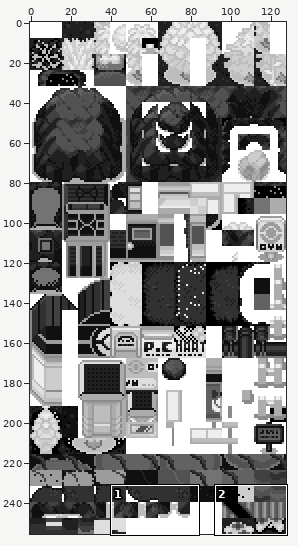
Sprite sheet, stored at data/tilesets/primary/general/tiles.png. The first picture is a wide view before the edit; the outline marks the close-up.
Close-up. Old version:
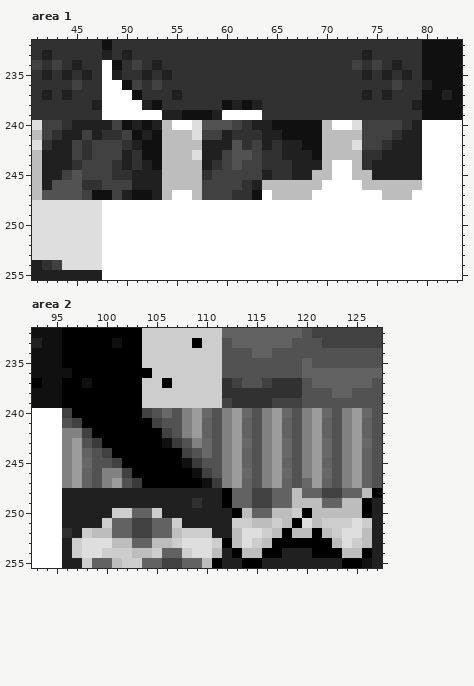
The file is 128x256 pixels. Colours within 5 levels of each other are drawn and written as one. Shown: area 1: x 41..83, y 232..255; area 2: x 93..127, y 232..255.
After the commit:
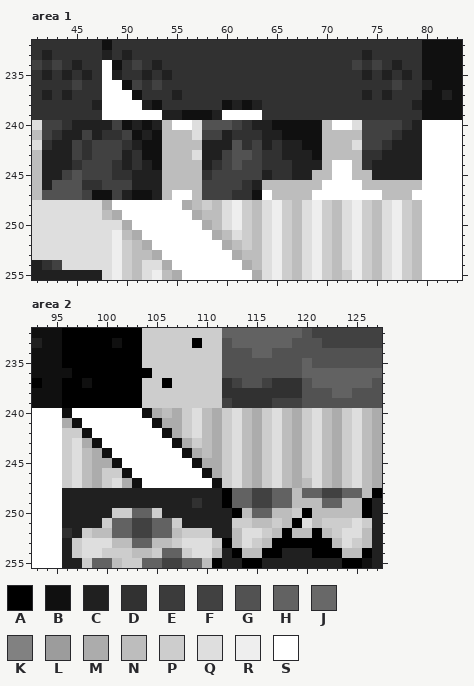
Palette (. is transparent): A #000000  B #101010  C #202020  D #313131  E #3b3b3b  F #414141  G #525252  H #626262  J #686868  K #818181  L #9c9c9c  M #acacac  N #bdbdbd  P #cdcdcd  Q #dedede  R #eeeeee  S #ffffff
Changes in this commit:
{"where": "area 1"}
{"y":248,"x":48,"old":"S","new":"M"}
{"y":248,"x":56,"old":"SSSSSSSSSSSSSSSSSSSSSSSS","new":"MNPNQRPNQRPNQRPNQRPNQRPN"}
{"y":249,"x":48,"old":"SS","new":"NM"}
{"y":249,"x":57,"old":"SSSSSSSSSSSSSSSSSSSSSSS","new":"MNNQRPNQRPNQRPNQRPNQRPN"}
{"y":250,"x":48,"old":"SSS","new":"QQM"}
{"y":250,"x":58,"old":"SSSSSSSSSSSSSSSSSSSSSS","new":"MNQRPNQRPNQRPNQRPNQRPN"}
{"y":251,"x":48,"old":"SSSS","new":"QRNM"}
{"y":251,"x":59,"old":"SSSSSSSSSSSSSSSSSSSSS","new":"MNQPNQRPNQRPNQRPNQRPN"}
{"y":252,"x":48,"old":"SSSSS","new":"QRPNM"}
{"y":252,"x":60,"old":"SSSSSSSSSSSSSSSSSSSS","new":"MNPNQRPNQRPNQRPNQRPN"}
{"y":253,"x":48,"old":"SSSSSS","new":"QRPNNM"}
{"y":253,"x":61,"old":"SSSSSSSSSSSSSSSSSSS","new":"MNNQRPNQRPNQRPNQRPN"}
{"y":254,"x":48,"old":"SSSSSSS","new":"QRPNQQM"}
{"y":254,"x":62,"old":"SSSSSSSSSSSSSSSSSS","new":"MNQRPNQRPNQRPNQRPN"}
{"y":255,"x":48,"old":"SSSSSSSS","new":"QRPNQRNM"}
{"y":255,"x":63,"old":"SSSSSSSSSSSSSSSSS","new":"MQRPNQRPNPRPNQRPN"}
{"where": "area 2"}
{"y":240,"x":96,"old":"FAAAAAAAFGJGKLJGKLJGKLJGKLJGKLJG","new":"BSSSSSSSBMNMPQNMPQNMPQNMPQNMPQNM"}
{"y":241,"x":96,"old":"GFAAAAAAAFGGKLHGKLHGKLHGKLHGKLHG","new":"MBSSSSSSSBMMPQNMPQNMPQNMPQNMPQNM"}
{"y":242,"x":96,"old":"KKFAAAAAAAFGKLHGKLHGKLHGKLHGKLHG","new":"PPBSSSSSSSBMPQNMPQNMPQNMPQNMPQNM"}
{"y":243,"x":96,"old":"KLGEAAAAAABEGKJGKLJGKLJGKLJGKLJG","new":"PQMBSSSSSSSBMPNMPQNMPQNMPQNMPQNM"}
{"y":244,"x":96,"old":"KLHGFAAAAAAAFGJGKLHGKLJGKLJGKLHG","new":"PQNMBSSSSSSSBMNMPQNMPQNMPQNMPQNM"}
{"y":245,"x":96,"old":"KLJGGFAAAAAABEGGKLHGKLHGKLHGKLHG","new":"PQNMMBSSSSSSSBMMPQNMPQNMPQNMPQNM"}
{"y":246,"x":96,"old":"KLHGKKFAAAAAABFGKLJGKLJGKLJGKLHG","new":"PQNMPPBSSSSSSSBMPQNMPQNMPQNMPQNM"}
{"y":247,"x":96,"old":"KLHGKLGEAAAAAABEKLHGKLHGJLHGKLHG","new":"PQNMPQMBSSSSSSSBPQNMPQNMNQNMPQNM"}
{"label":"changed","picture_box":[102,200,422,280]}
{"label":"changed","picture_box":[62,408,382,488]}
